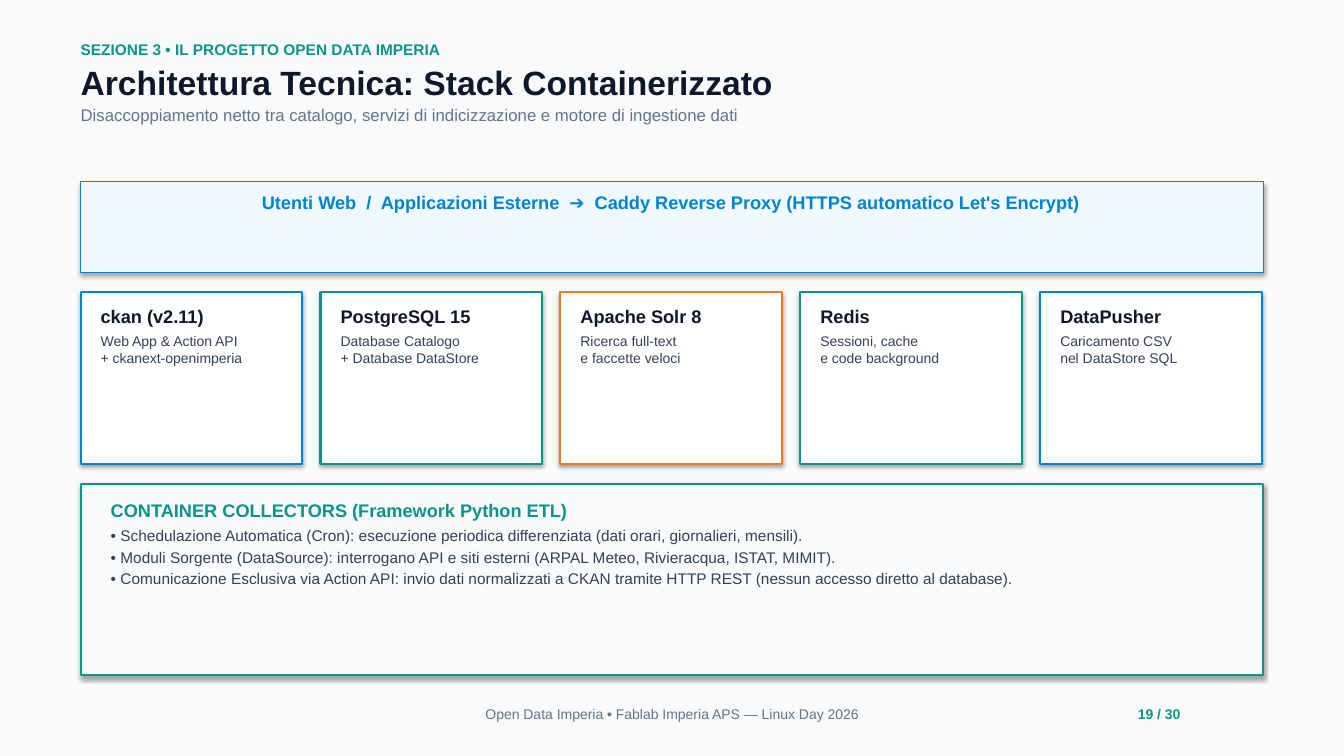
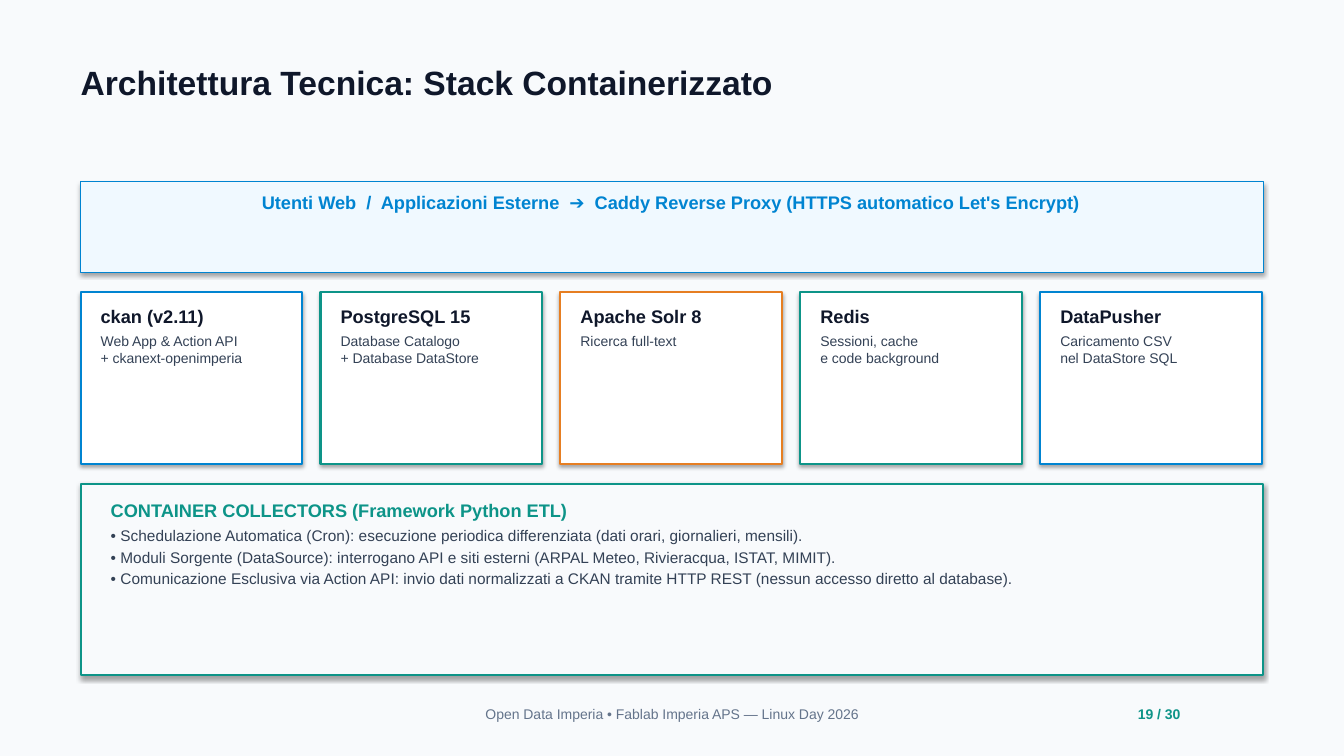
Before and after one commit to fablab-imperia/open-imperia, a slide deck: slide 19 of docs/Linux_Day_Open_Data_Imperia.odp. Drawn at 1344x756 pixels with LibreOffice and Linux fonts; fonts in the diff are those of the drawing. Boxes give left, top, right and bottom in pixels: in the first picture for what was removed or moved away, otherwise in the second. Text is boxed around its words. In the diff, an @@ line names an element or a change of style, - is before the commit and + after.

```diff
--- a/docs/Linux_Day_Open_Data_Imperia.odp
+++ b/docs/Linux_Day_Open_Data_Imperia.odp
@@ text at [81,44,440,55]: paragraph removed @@
-SEZIONE 3 • IL PROGETTO OPEN DATA IMPERIA
@@ text at [81,109,738,125]: paragraph removed @@
-Disaccoppiamento netto tra catalogo, servizi di indicizzazione e motore di ingestione dati
@@ text at [580,336,677,346]: text changed @@
-Ricerca full-text
-e faccette veloci
+Ricerca full-text
```
Also in this commit, not shown: 27 other slides changed, 1 slide added, 2 slides removed, 1 other file.
